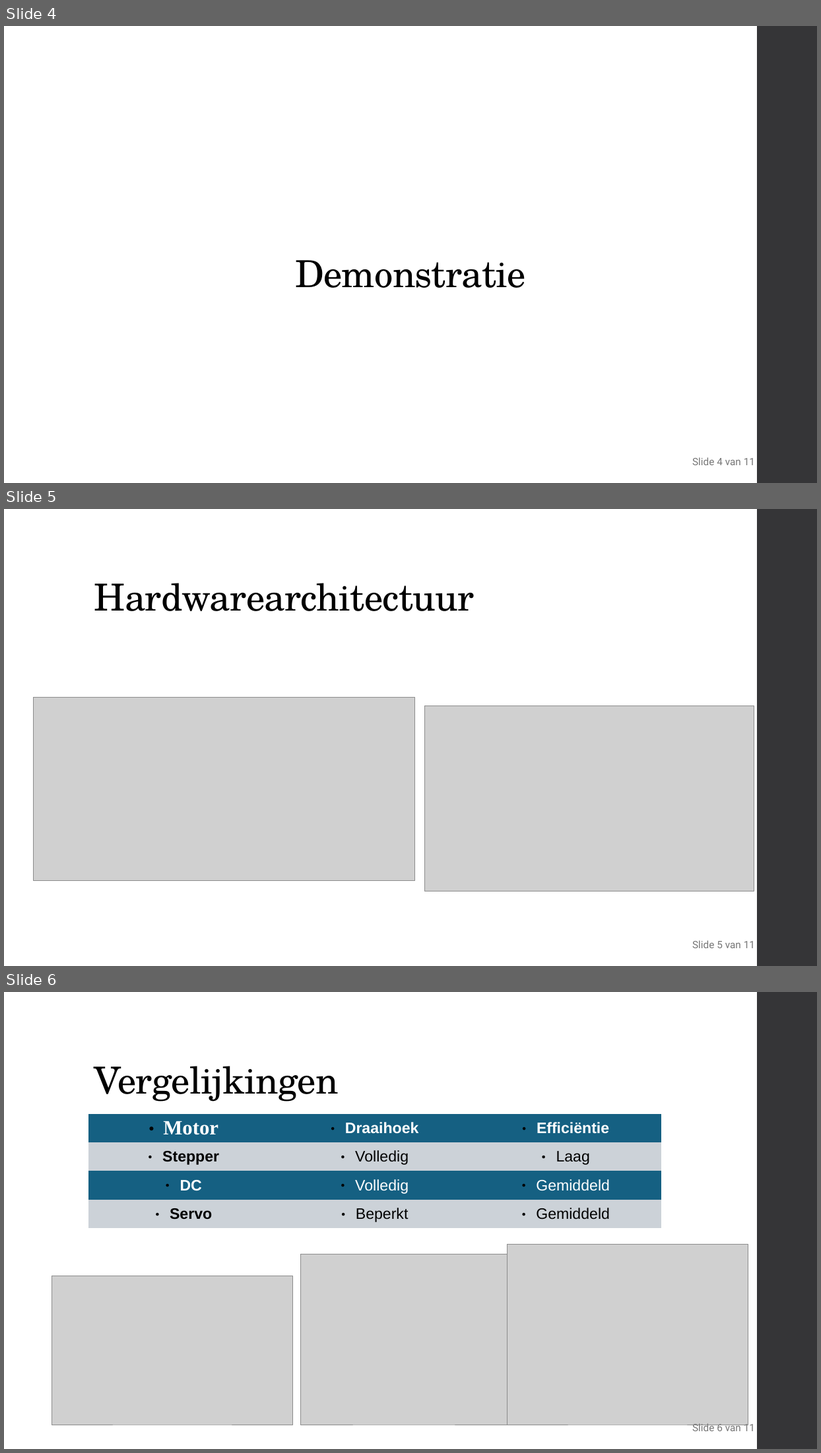
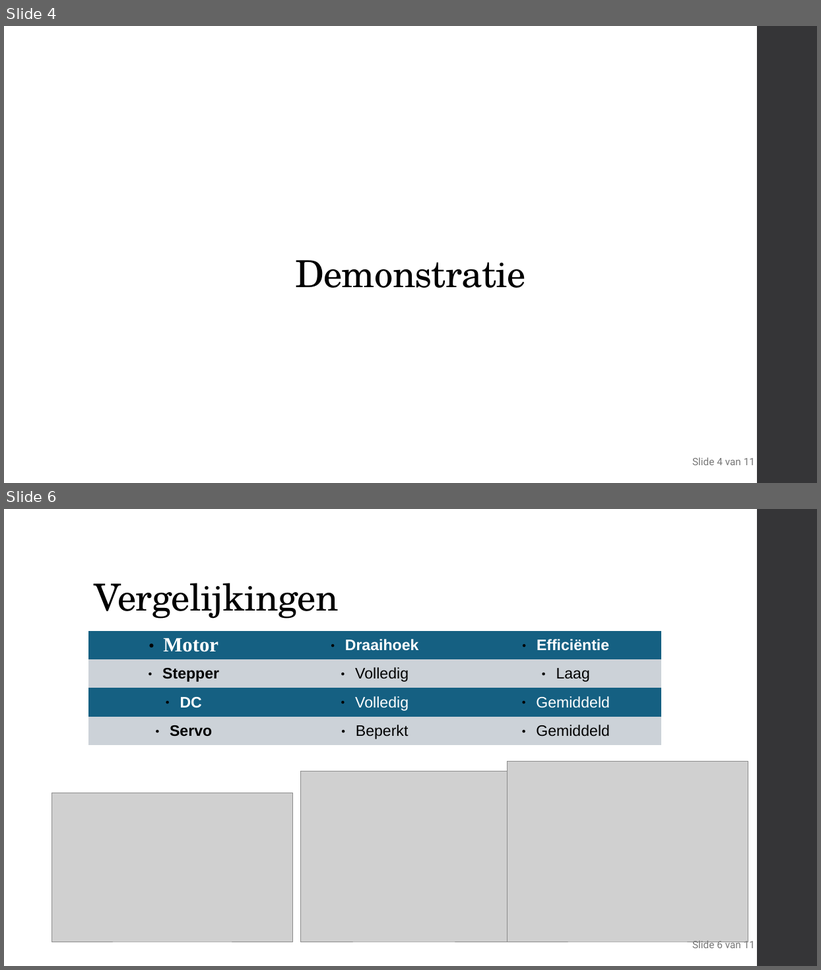
Before and after one commit to delamiro/Embedded-Stepper-Motor, a slide deck: docs/presentatie.odp. Shown one above the other, each under a label of ours: slides 4, 5 and 6 before the commit, slides 4 and 6 after it; the slides between them are not shown. The pictures are 821x1453 and 821x970 pixels, drawn with LibreOffice and Linux fonts; fonts in the diff are those of the drawing; grey boxes stand for pictures. Boxes give left, top, right and bottom in pixels: in the first picture for what was removed or moved away, otherwise in the second. Text is boxed around its words. In the diff, an @@ line names an element or a change of style, - is before the commit and + after.

```diff
--- a/docs/presentatie.odp
+++ b/docs/presentatie.odp
@@ slide 5 removed at (x1=4, y1=509, x2=817, y2=966), background #FFFFFF; not listed: 1 template element that a slide beside it also shows @@
@@ title removed at (x1=94, y1=583, x2=475, y2=611) @@
-Hardwarearchitectuur
@@ picture removed at (x1=34, y1=698, x2=415, y2=881) @@
@@ picture removed at (x1=425, y1=706, x2=754, y2=891) @@
@@ text removed at (x1=692, y1=941, x2=755, y2=949) @@
-Slide 5 van 11
```
Also in this commit, not shown: 1 slide added, 1 other file.
